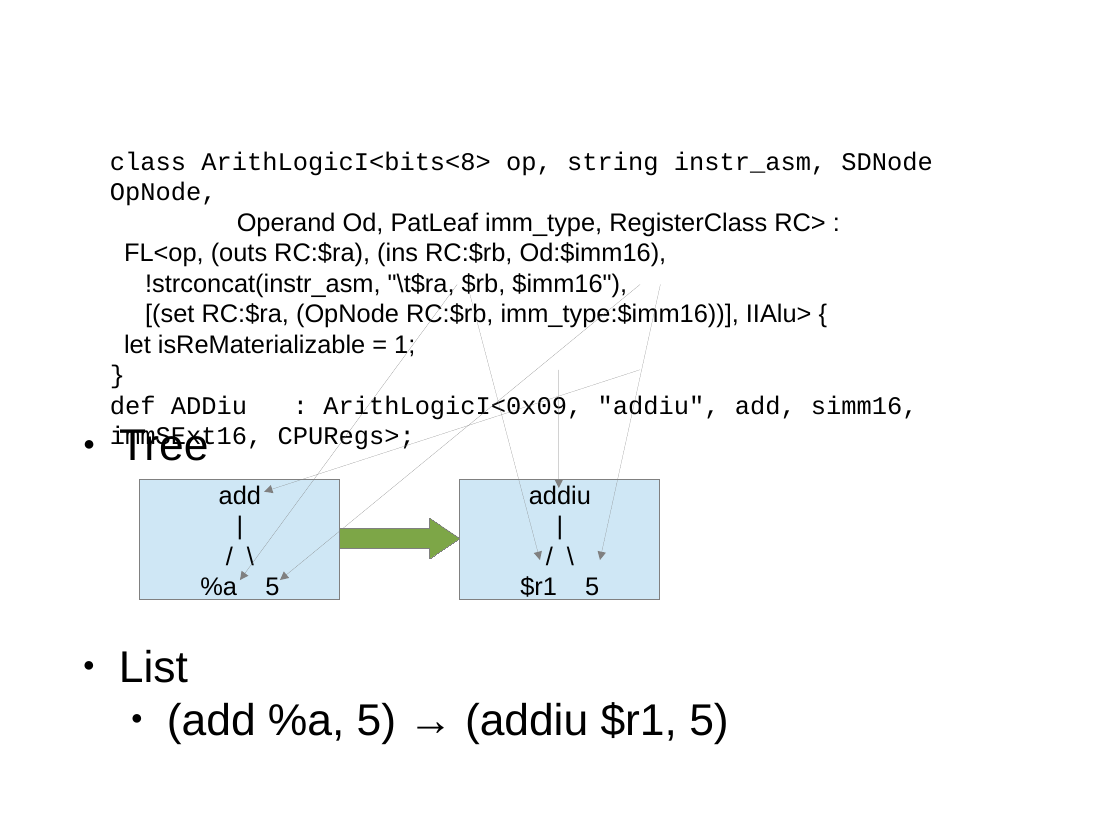
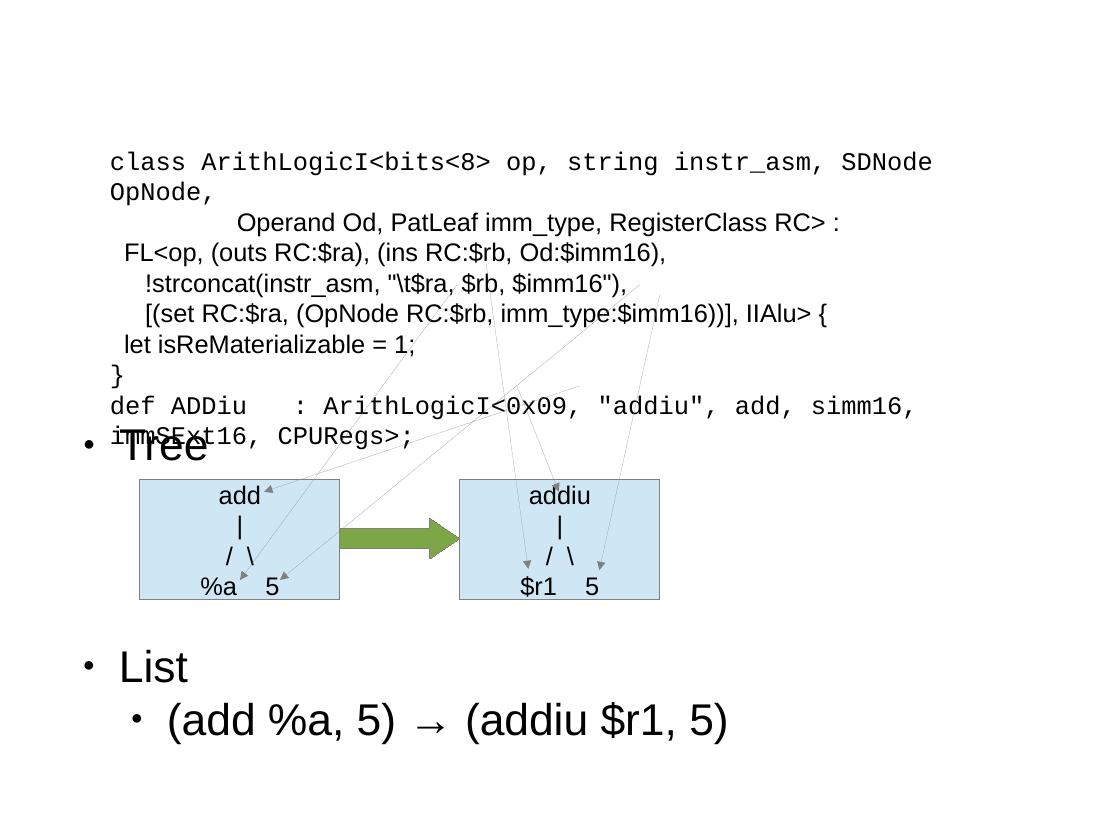
Before and after one commit to Jonathan2251/lbd, a slide deck: slide 1 of Fig/llvmstructure/DAG.odp. Drawn at 1120x840 pixels with LibreOffice and Linux fonts; fonts in the diff are those of the drawing. Boxes give left, top, right and bottom in pixels: in the first picture for what was removed or moved away, otherwise in the second. Text is boxed around its words. In the diff, an @@ line names an element or a change of style, - is before the commit and + after.

```diff
--- a/Fig/llvmstructure/DAG.odp
+++ b/Fig/llvmstructure/DAG.odp
@@ arrow moved from (468, 285) - (540, 560) to (487, 264) - (528, 569) @@
@@ arrow moved from (661, 285) - (601, 560) to (660, 295) - (600, 570) @@
@@ arrow moved from (640, 370) - (264, 492) to (579, 386) - (264, 492) @@
@@ arrow moved from (559, 370) - (559, 488) to (517, 386) - (559, 492) @@
```
Also in this commit, not shown: 3 other files.
